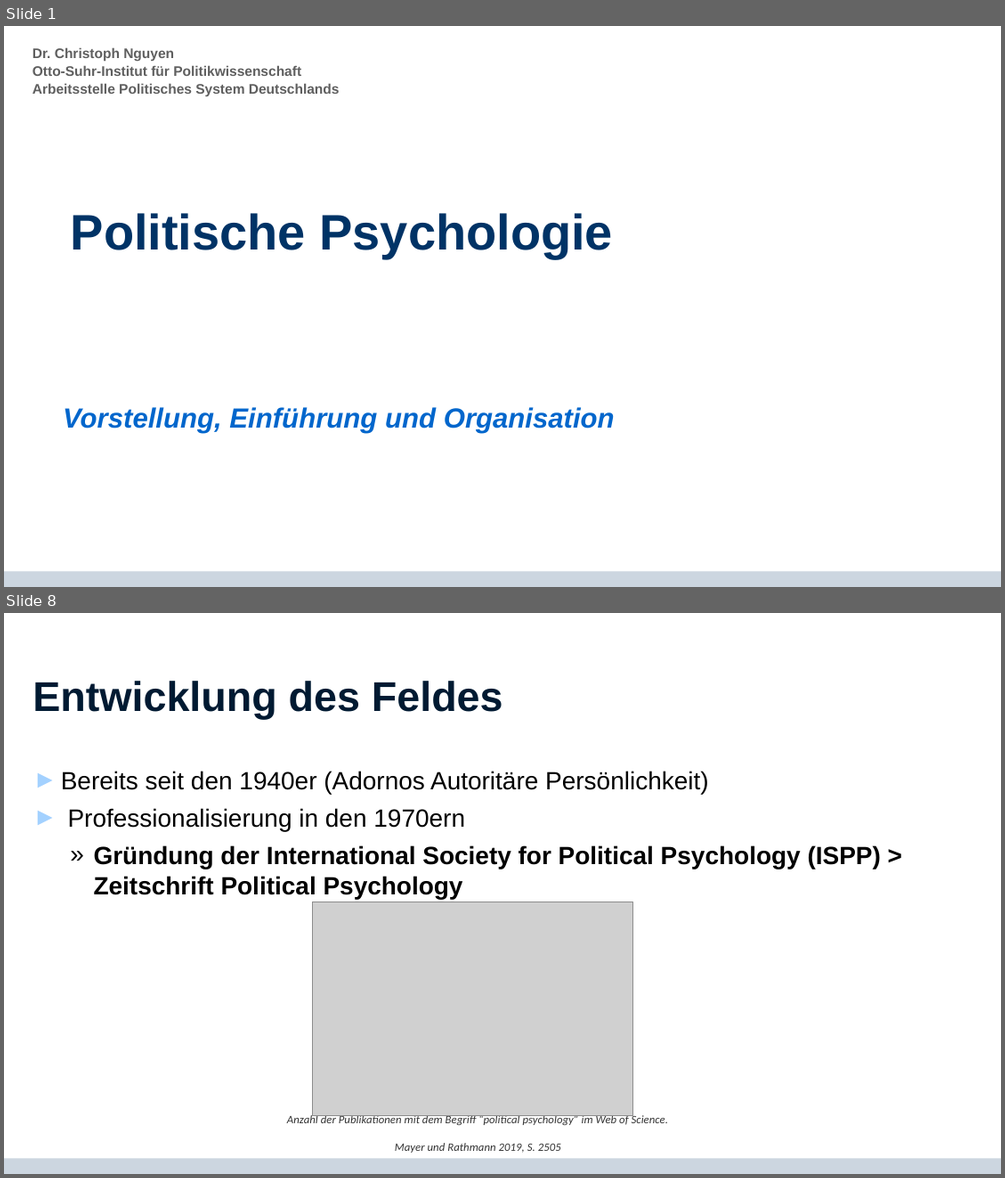
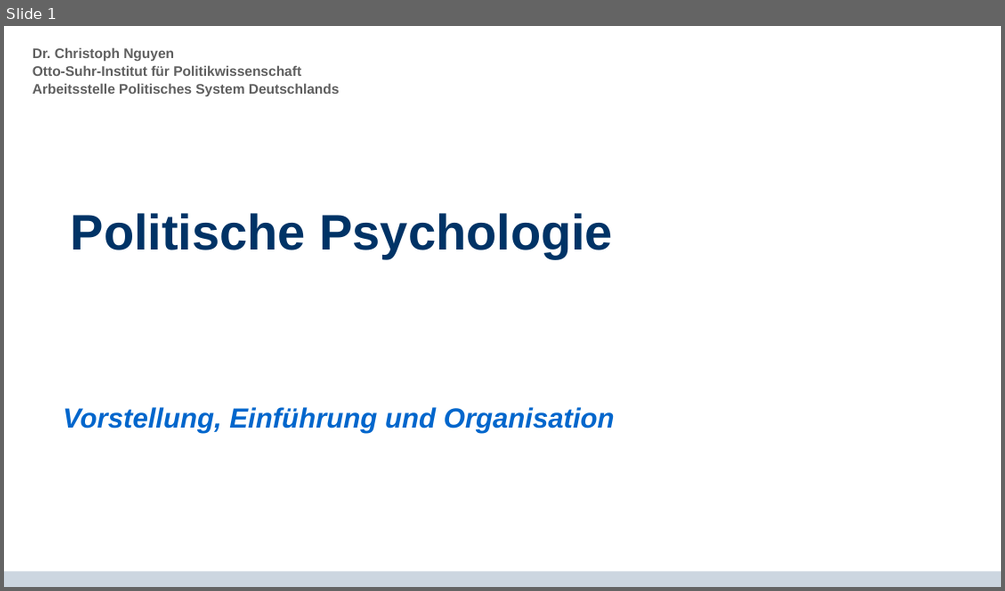
Before and after one commit to cgnguyen/class_political_psychology, a slide deck: 2_Slides_Literature/1_Intro/1- Einfuehrung.pptx. Shown one above the other, each under a label of ours: slides 1 and 8 before the commit, slide 1 after it; the slides between them are not shown. The pictures are 1005x1178 and 1005x591 pixels, drawn with LibreOffice and Linux fonts; fonts in the diff are those of the drawing; grey boxes stand for pictures; background and template pictures are left out. Boxes give left, top, right and bottom in pixels: in the first picture for what was removed or moved away, otherwise in the second. Text is boxed around its words. In the diff, an @@ line names an element or a change of style, - is before the commit and + after.

```diff
--- a/2_Slides_Literature/1_Intro/1- Einfuehrung.pptx
+++ b/2_Slides_Literature/1_Intro/1- Einfuehrung.pptx
@@ slide 8 removed at box(4, 613, 1001, 1174), background #FFFFFF; not listed: 1 template element that a slide beside it also shows @@
@@ title removed at box(32, 681, 503, 719) @@
-Entwicklung des Feldes
@@ text removed at box(61, 771, 881, 899) @@
-► Bereits seit den 1940er (Adornos Autoritäre Persönlichkeit)
-► Professionalisierung in den 1970ern
-  » Gründung der International Society for Political Psychology (ISPP) > Zeitschrift Political Psychology
@@ picture removed at box(312, 902, 633, 1115) @@
@@ text removed at box(287, 1114, 668, 1152) @@
-Anzahl der Publikationen mit dem Begriff “political psychology” im Web of Science.
-Mayer und Rathmann 2019, S. 2505
```
Also in this commit, not shown: 3 slides changed, 11 slides added, 8 other slides removed, 2 other files.
